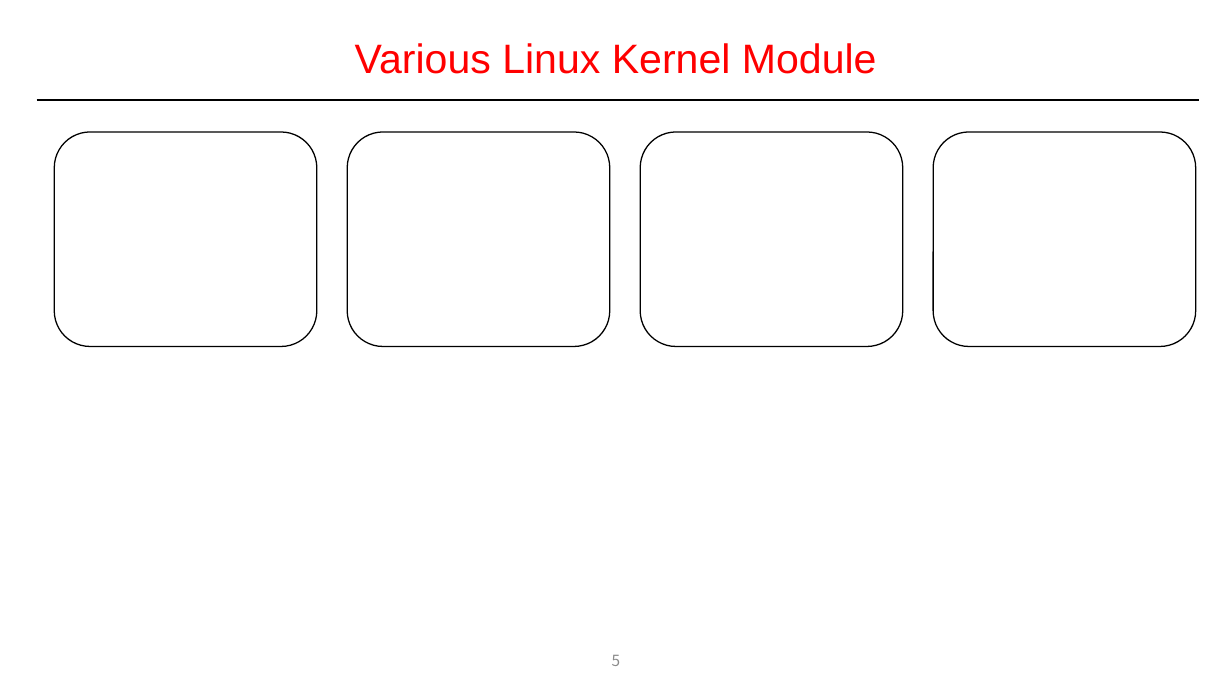
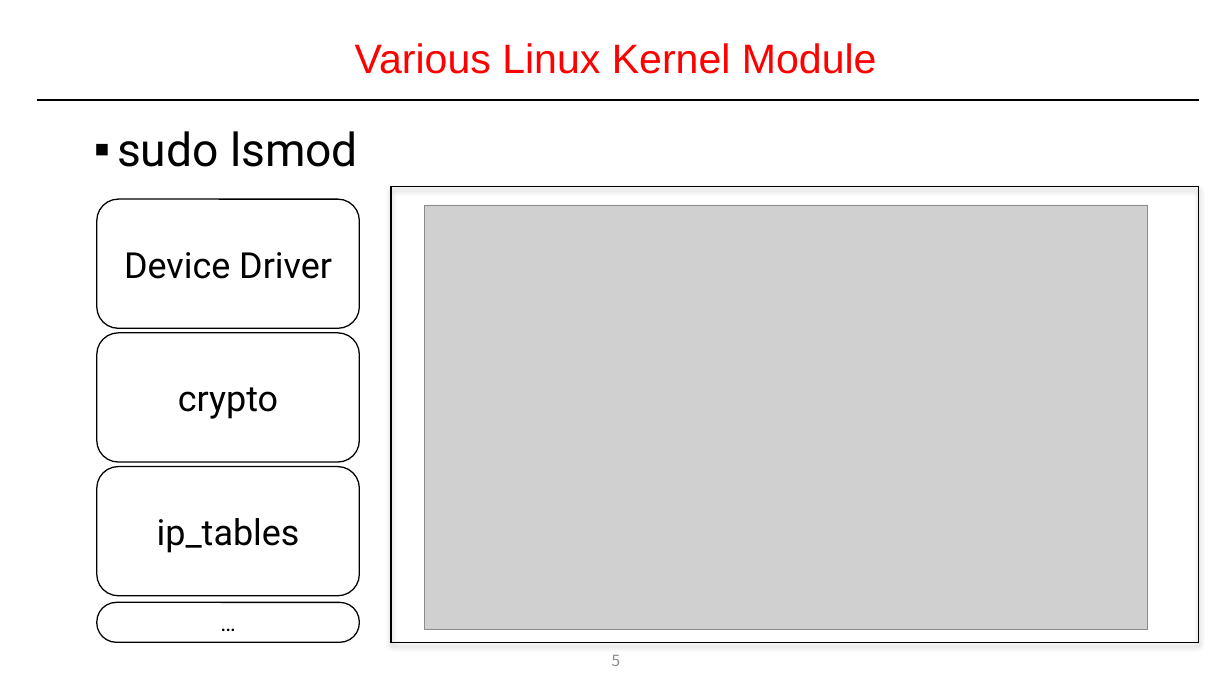
Before and after one commit to DKU-EmbeddedSystem-Lab/2022_Kernel_Study, a slide deck: slide 5 of 1주(1월 4일)/1주차_리눅스 커널 모듈 프로그래밍_송인호_PPT.pptx. Drawn at 1232x693 pixels with LibreOffice and Linux fonts; fonts in the diff are those of the drawing; grey boxes stand for pictures. Boxes give left, top, right and bottom in pixels: in the first picture for what was removed or moved away, otherwise in the second. Text is boxed around its words. In the diff, an @@ line names an element or a change of style, - is before the commit and + after.

```diff
--- a/1주(1월 4일)/1주차_리눅스 커널 모듈 프로그래밍_송인호_PPT.pptx
+++ b/1주(1월 4일)/1주차_리눅스 커널 모듈 프로그래밍_송인호_PPT.pptx
@@ text added at [117, 131, 358, 167], 36 pt, text #000000 @@
+▪ sudo lsmod
@@ rounded rectangle removed at [348, 132, 610, 347] @@
@@ rounded rectangle removed at [640, 132, 903, 347] @@
@@ rounded rectangle "Device Driver": place and size @@
-rounded rectangle "Device Driver" at [55, 132, 317, 347]
+rounded rectangle "Device Driver" at [97, 200, 360, 329]
@@ rectangle added at [391, 187, 1199, 642], outline #000000 1 pt @@
@@ picture added at [425, 205, 1148, 630] @@
@@ text in rounded rectangle at [124, 252, 332, 279]: text added @@
+Device Driver
@@ rounded rectangle added at [97, 333, 360, 462], outline #000000 1 pt, 28 pt, text #000000 @@
+crypto
@@ rounded rectangle added at [97, 467, 360, 596], outline #000000 1 pt, 28 pt, text #000000 @@
+ip_tables
@@ text in rounded rectangle at [97, 603, 360, 642]: text added @@
+…
@@ rounded rectangle "…": place and size @@
-rounded rectangle "…" at [933, 132, 1196, 347]
+rounded rectangle "…" at [97, 603, 360, 642]
@@ rounded rectangle "…" at [97, 603, 360, 642]: proportions changed @@
```
Also in this commit, not shown: 12 other slides changed, 2 slides added, 29 slides removed.
